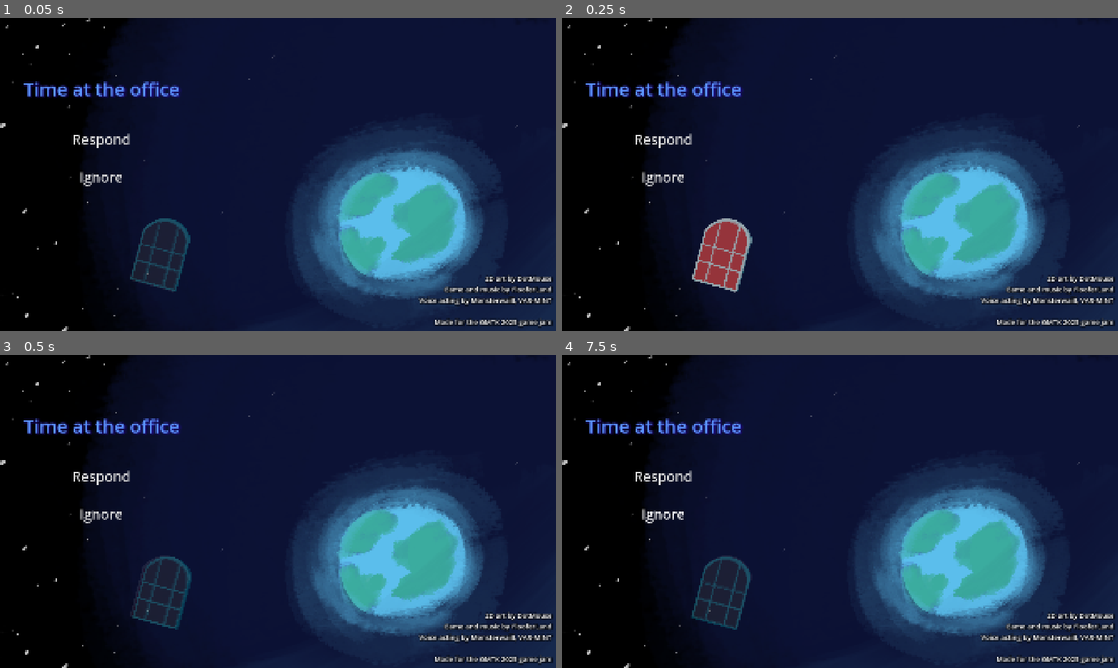
Above: before the commit, frames 1-4 (two rows, left to right).
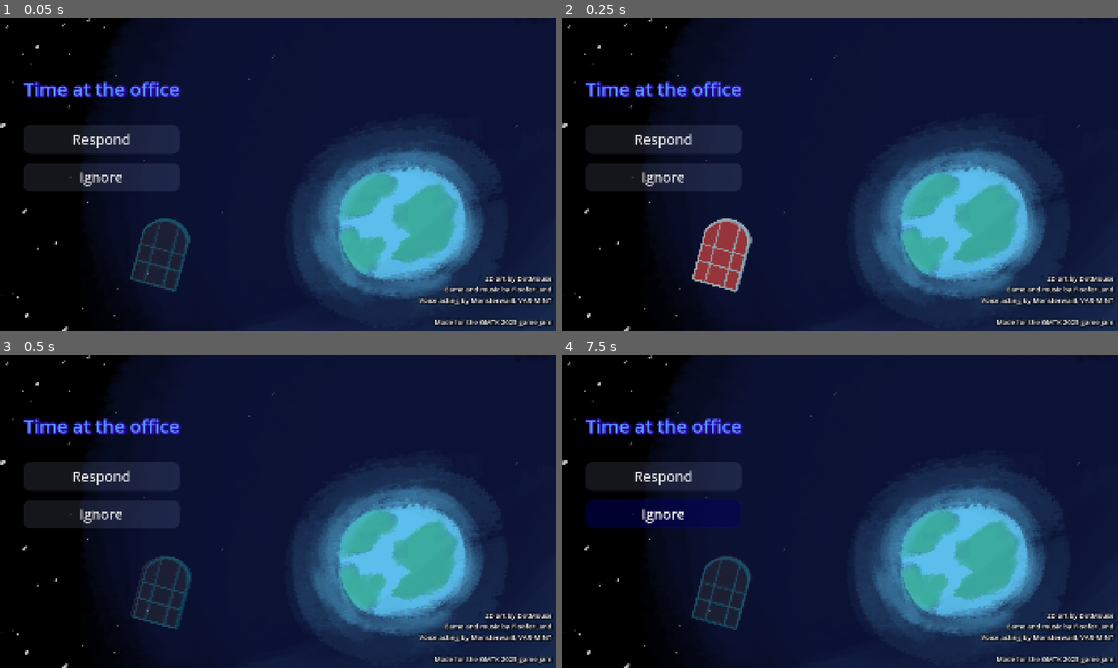
Above: after the commit, the same moments.

Repository: FlooferLand/timeloop-game
Game: Godot game, scene res://levels/title_screen/title_screen.tscn
Two runs of this game, one before a commit and one after it. Both use one fixed random seed, a clock stepped at 60 frames per second and the inputs below. Sound files missing from this copy of the repository are replaced by a short silence.
Inputs (mouse positions are in pixels of both pictures, inside the frame that each line leads up to):
- Up to frame 1 (0.05 s): no input
- Up to frame 2 (0.25 s): no input
- Up to frame 3 (0.5 s): no input
- Up to frame 4 (7.5 s): tap Enter at 0.5 s; move the mouse to (962, 495) at 0.52 s; hold D (walk_right) 0.53-2.03 s; tap Space (advance_dialog) at 0.6, 3.6, 6.6 s; click (962, 495) at 0.67 s; move the mouse to (728, 527) at 1.27 s; tap E (interact) at 1.35, 4.35, 7.35 s; move the mouse to (895, 442) at 2.02 s; hold A (walk_left) 2.03-2.78 s; hold Shift (sprint) 2.03-2.78 s; move the mouse to (812, 574) at 2.77 s; hold D (walk_right) 2.78-4.28 s; tap T at 2.85, 5.85 s; click (812, 574) at 2.92 s; move the mouse to (1006, 558) at 3.52 s; move the mouse to (673, 464) at 4.27 s; hold A (walk_left) 4.28-5.03 s; move the mouse to (867, 511) at 5.02 s; hold D (walk_right) 5.03-5.78 s; hold Shift (sprint) 5.03-5.78 s; click (867, 511) at 5.17 s; move the mouse to (756, 433) at 5.77 s; hold A (walk_left) 5.78-7.28 s; move the mouse to (962, 495) at 6.52 s; move the mouse to (728, 527) at 7.27 s; hold D (walk_right) from 7.28 s (still down); click (728, 527) at 7.42 s

The runs differ from the first frame. In frame 1, 2.9% of the frame differs, in the area x 4-33%, y 20-56%; in frame 2, 2.9%; in frame 3, 2.9%; in frame 4, 3.6%.

Commit message:
Improve title screen buttons

Diff:
--- a/levels/title_screen/title_screen.tscn
+++ b/levels/title_screen/title_screen.tscn
@@ -1,10 +1,11 @@
-[gd_scene load_steps=11 format=3 uid="uid://cu638cpwjak4k"]
+[gd_scene load_steps=12 format=3 uid="uid://cu638cpwjak4k"]
 
 [ext_resource type="Texture2D" uid="uid://b8bhvm00y6l8l" path="res://assets/textures/titlescreen.png" id="1_firn2"]
 [ext_resource type="Script" uid="uid://di6mqa5onspk8" path="res://levels/title_screen/title_screen.gd" id="1_ypach"]
 [ext_resource type="PackedScene" uid="uid://bd0ri4elgqxxc" path="res://utility/clear_color/clear_color.tscn" id="2_eff74"]
 [ext_resource type="Script" uid="uid://btk1lh5vs5ovv" path="res://levels/title_screen/spaceship.gd" id="3_me0mb"]
 [ext_resource type="SpriteFrames" uid="uid://bl1ulu1buo0pr" path="res://assets/textures/spaceship/spaceship.tres" id="3_xkaxa"]
+[ext_resource type="Theme" uid="uid://dr2r7k6nk8smc" path="res://assets/ui.theme" id="5_xkaxa"]
 [ext_resource type="AudioStream" uid="uid://bcoykjqdrdtqg" path="res://assets/sfx/navcom/navcom_intervene.mp3" id="6_ndbk7"]
 [ext_resource type="AudioStream" uid="uid://dybu3wnhekijb" path="res://assets/sfx/navcom/radio_quick_noise.wav" id="7_gw2jj"]
 [ext_resource type="AudioStream" uid="uid://xwbnvktc25tr" path="res://assets/music/title_screen.mp3" id="8_0u665"]
@@ -13,7 +14,7 @@
 font_size = 64
 font_color = Color(0.360784, 0.584314, 1, 1)
 shadow_size = 18
-shadow_color = Color(0.227451, 0, 1, 0.176471)
+shadow_color = Color(0.227451, 0, 1, 0.462745)
 shadow_offset = Vector2(4, 2)
 
 [sub_resource type="LabelSettings" id="LabelSettings_0u665"]
@@ -58,6 +59,7 @@
 anchor_bottom = 1.0
 grow_horizontal = 2
 grow_vertical = 2
+theme = ExtResource("5_xkaxa")
 
 [node name="VBoxContainer" type="VBoxContainer" parent="CanvasLayer/Control"]
 layout_mode = 0
@@ -84,7 +86,6 @@
 focus_mode = 0
 theme_override_font_sizes/font_size = 48
 text = "Respond"
-flat = true
 
 [node name="Quit" type="Button" parent="CanvasLayer/Control/VBoxContainer"]
 custom_minimum_size = Vector2(0, 100)
@@ -92,7 +93,6 @@
 focus_mode = 0
 theme_override_font_sizes/font_size = 48
 text = "Ignore"
-flat = true
 
 [node name="Credits" type="MarginContainer" parent="CanvasLayer/Control"]
 layout_mode = 1
Binary file added: assets/ui.theme
